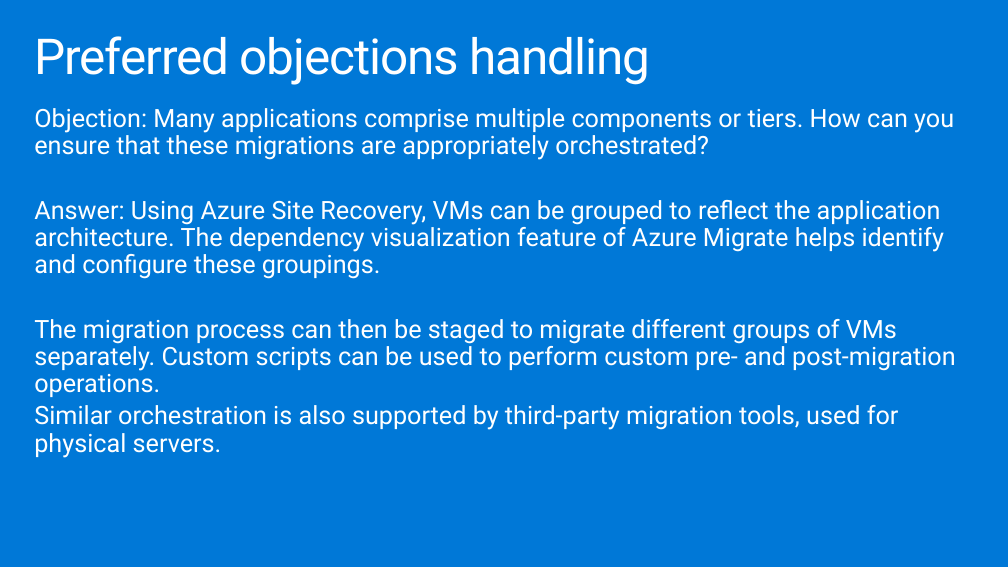
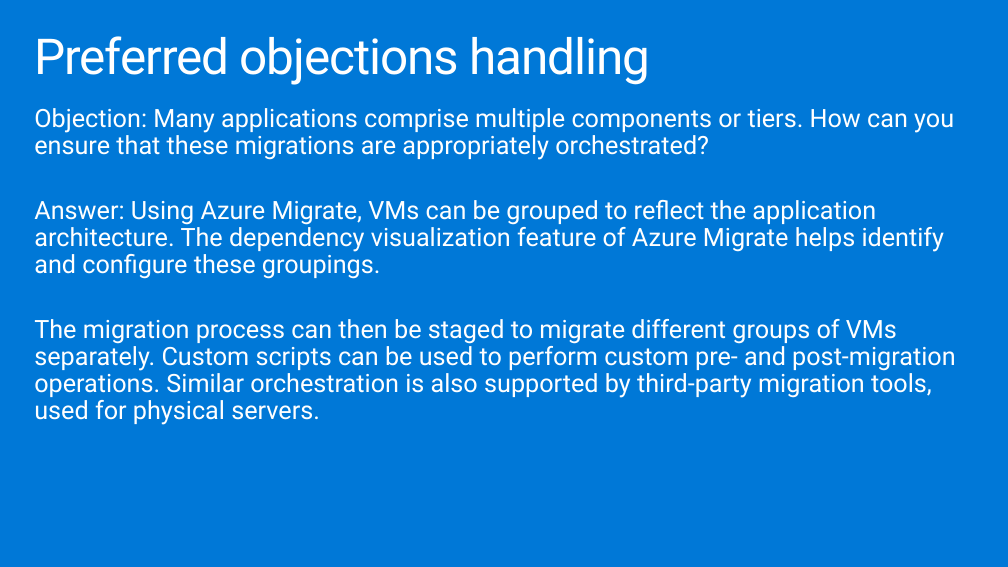
Before and after one commit to yachoukh/MCW-Line-of-business-application-migration, a slide deck: slide 30 of Whiteboard design session/WDS trainer presentation - Line-of-business application migration.pptx. Drawn at 1008x567 pixels with LibreOffice and Linux fonts; fonts in the diff are those of the drawing. Boxes give left, top, right and bottom in pixels: in the first picture for what was removed or moved away, otherwise in the second. Text is boxed around its words. In the diff, an @@ line names an element or a change of style, - is before the commit and + after.

```diff
--- a/Whiteboard design session/WDS trainer presentation - Line-of-business application migration.pptx
+++ b/Whiteboard design session/WDS trainer presentation - Line-of-business application migration.pptx
@@ text at [34,200,955,425]: text changed @@
-Answer: Using Azure Site Recovery, VMs can be grouped to reflect the application architecture. The dependency visualization feature of Azure Migrate helps identify and configure these groupings.
-The migration process can then be staged to migrate different groups of VMs separately. Custom scripts can be used to perform custom pre- and post-migration operations.
-Similar orchestration is also supported by third-party migration tools, used for physical servers.
+Answer: Using Azure Migrate, VMs can be grouped to reflect the application architecture. The dependency visualization feature of Azure Migrate helps identify and configure these groupings.
+The migration process can then be staged to migrate different groups of VMs separately. Custom scripts can be used to perform custom pre- and post-migration operations. Similar orchestration is also supported by third-party migration tools, used for physical servers.
```
Also in this commit, not shown: 15 other slides changed, 5 other files.
